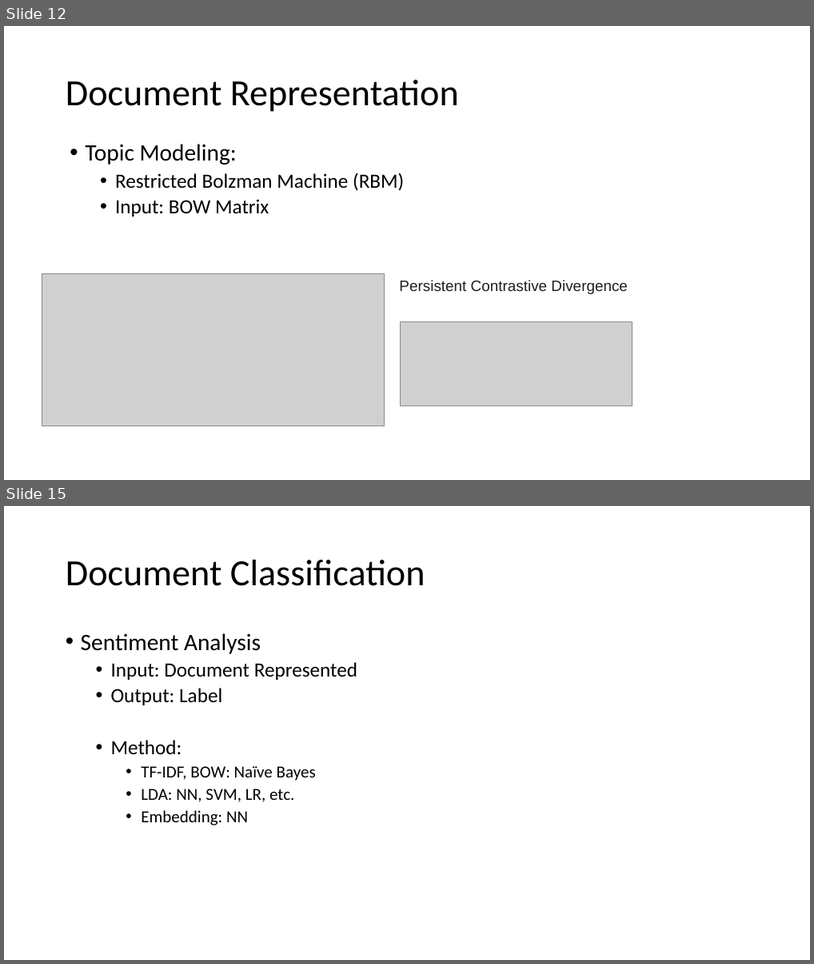
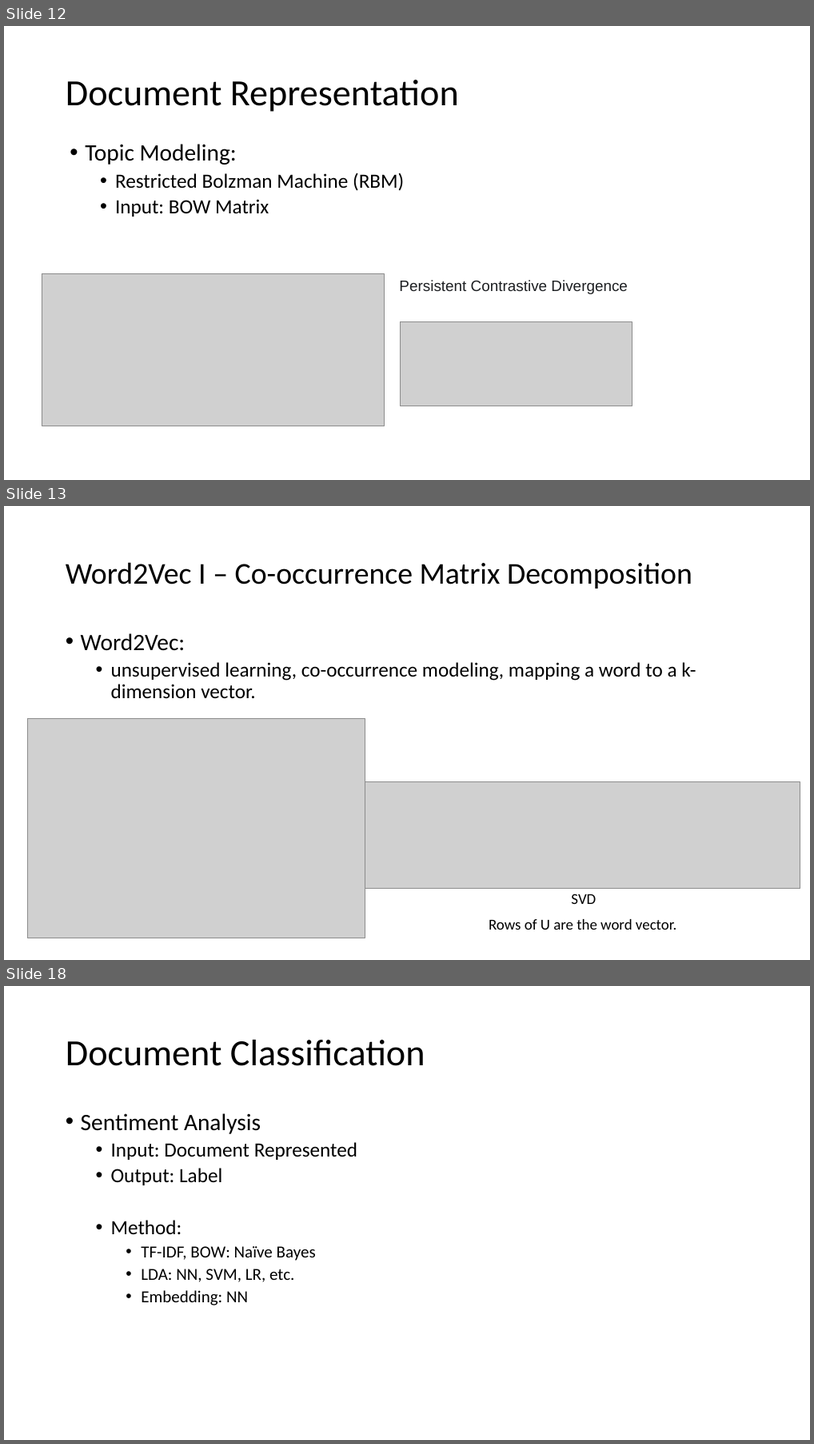
Before and after one commit to jirachikai/nlp-tutorial, a slide deck: slides.pptx. Shown one above the other, each under a label of ours: slides 12 and 15 before the commit, slides 12, 13 and 18 after it; the slides between them are not shown. The pictures are 814x964 and 814x1444 pixels, drawn with LibreOffice and Linux fonts; fonts in the diff are those of the drawing; grey boxes stand for pictures. Boxes give left, top, right and bottom in pixels: in the first picture for what was removed or moved away, otherwise in the second. Text is boxed around its words. In the diff, an @@ line names an element or a change of style, - is before the commit and + after.

```diff
--- a/slides.pptx
+++ b/slides.pptx
@@ slide 13 added at box(4, 506, 810, 960), background #FFFFFF @@
@@ title added at box(66, 562, 693, 588), 36 pt, text #000000 @@
+Word2Vec I – Co-occurrence Matrix Decomposition
@@ text added at box(81, 633, 696, 698), 24 pt, text #000000 @@
+• Word2Vec:
+  • unsupervised learning, co-occurrence modeling, mapping a word to a k-dimension vector.
@@ picture added at box(27, 718, 365, 937) @@
@@ picture added at box(365, 781, 801, 888) @@
@@ text added at box(571, 893, 596, 904), 18 pt, text #000000 @@
+SVD
@@ text added at box(489, 919, 677, 929), 18 pt, text #000000 @@
+Rows of U are the word vector.
@@ what was slide 15 is now slide 18 @@
```
Also in this commit, not shown: 3 slides changed, 2 other slides added.
